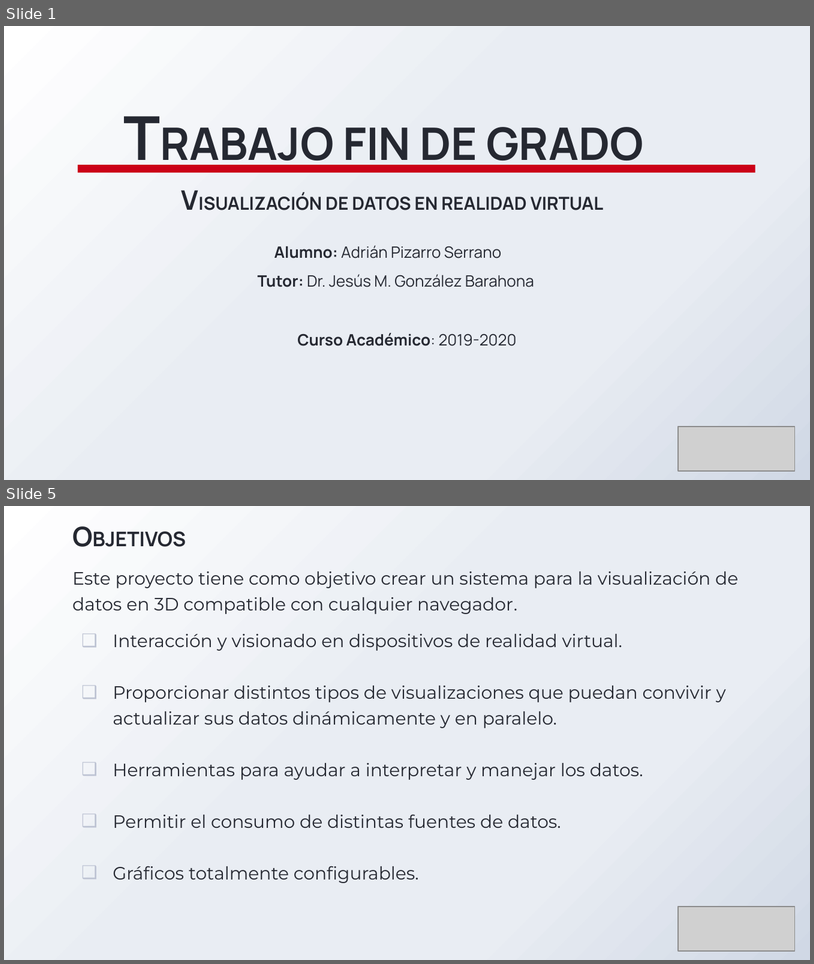
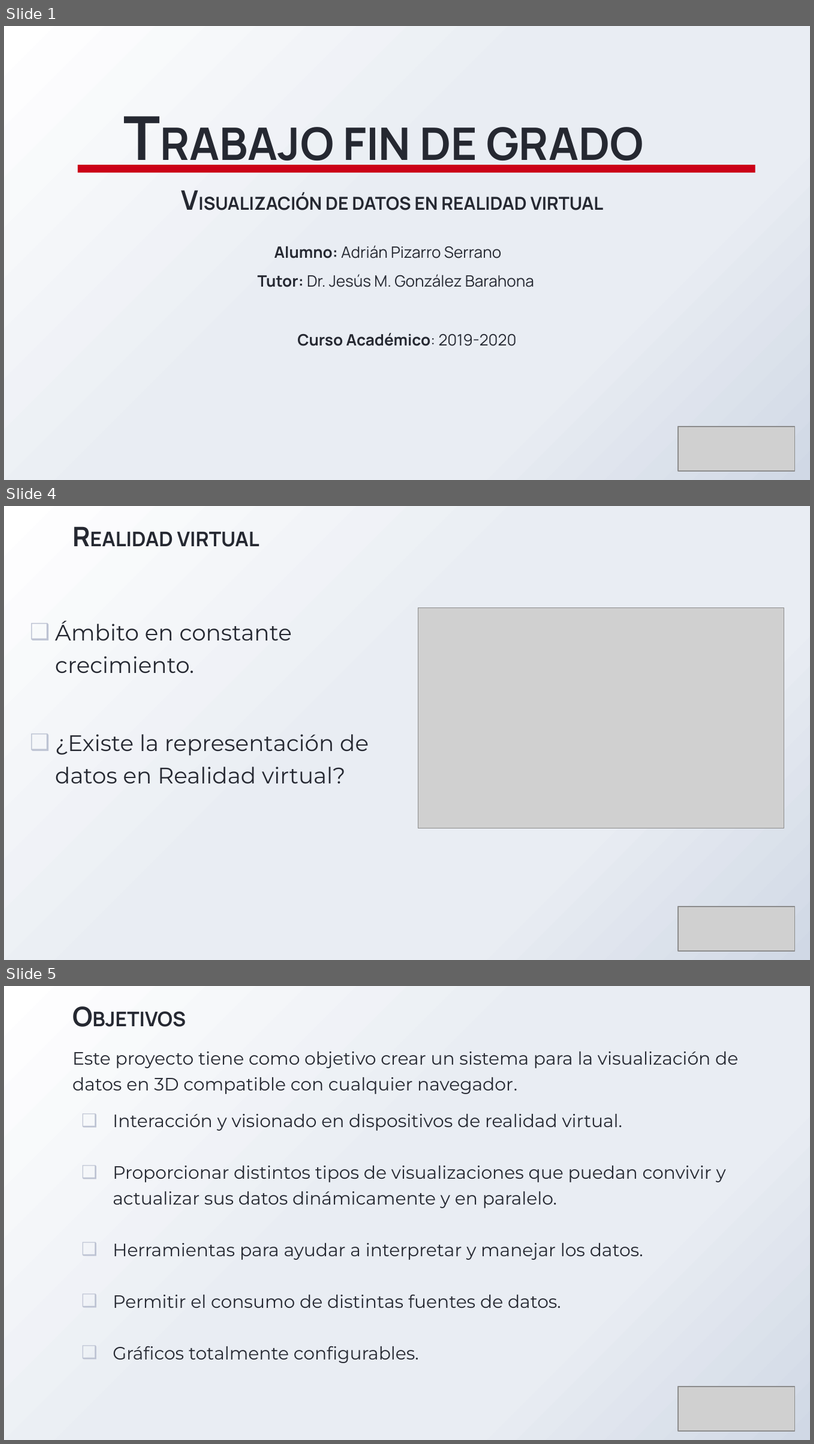
Before and after one commit to adrixp/MemoriaTFG-AdrianPizarroSerrano, a slide deck: PresentaciónTFG_Adrián_Pizarro_Serrano.pptx. Shown one above the other, each under a label of ours: slides 1 and 5 before the commit, slides 1, 4 and 5 after it; the slides between them are not shown. The pictures are 814x964 and 814x1444 pixels, drawn with LibreOffice and Linux fonts; fonts in the diff are those of the drawing; grey boxes stand for pictures; background and template pictures are left out. Boxes give left, top, right and bottom in pixels: in the first picture for what was removed or moved away, otherwise in the second. Text is boxed around its words. In the diff, an @@ line names an element or a change of style, - is before the commit and + after.

```diff
--- a/PresentaciónTFG_Adrián_Pizarro_Serrano.pptx
+++ b/PresentaciónTFG_Adrián_Pizarro_Serrano.pptx
@@ slide 4 added at [4, 506, 810, 960], background gradient #FFFFFF to #E9EDF3 to #D0D8E5 @@
@@ picture added at [419, 607, 785, 828] @@
@@ text added at [55, 621, 369, 783], 20 pt, text #252831 @@
+❑ Ámbito en constante crecimiento.
+❑ ¿Existe la representación de datos en Realidad virtual?
@@ text added at [158, 766, 345, 783], 18 pt, text #252831, bold @@
+REALIDAD VIRTUAL
@@ picture added at [678, 906, 795, 951] @@
```
Also in this commit, not shown: 4 slides changed, 1 other slide added, 1 slide removed.
